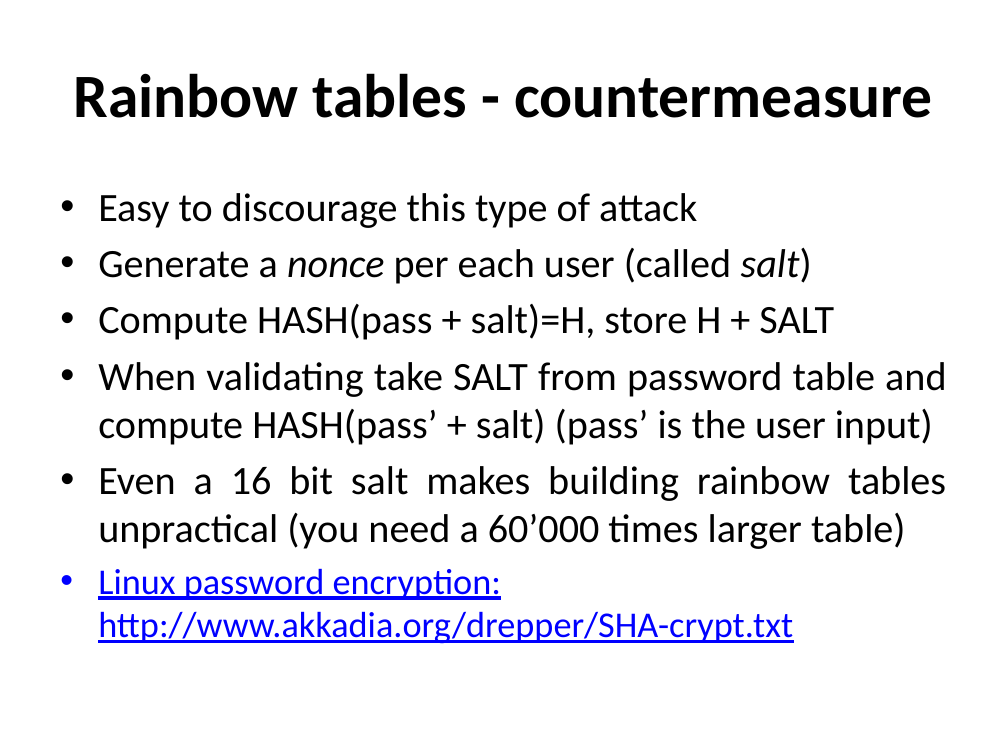
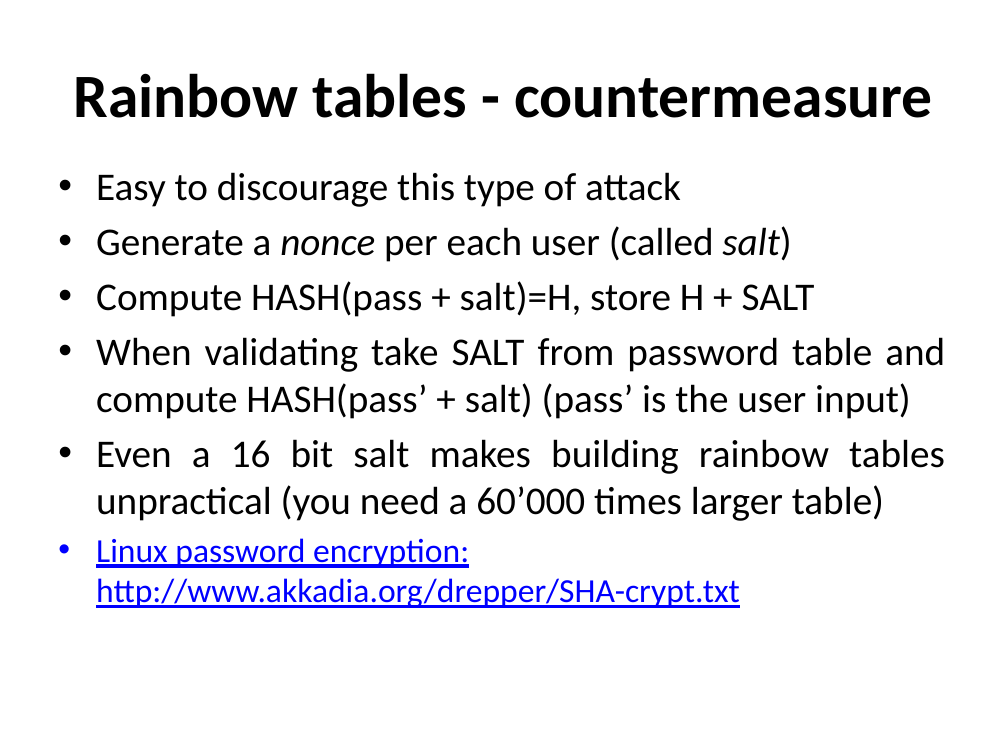
Before and after one commit to DeMaCS-UNICAL/NetworkSecurity, a slide deck: slide 16 of slides/PasswordStorage.pptx (slide 15 before the commit). Drawn at 1008x756 pixels with LibreOffice and Linux fonts; fonts in the diff are those of the drawing. Boxes give left, top, right and bottom in pixels: in the first picture for what was removed or moved away, otherwise in the second. Text is boxed around its words. In the diff, an @@ line names an element or a change of style, - is before the commit and + after.

```diff
--- a/slides/PasswordStorage.pptx
+++ b/slides/PasswordStorage.pptx
@@ text "Easy to discourage this type ..." moved from (x1=98, y1=193, x2=946, y2=644) to (x1=96, y1=172, x2=945, y2=608) @@
@@ text "Easy to discourage this type ..." at (x1=96, y1=172, x2=945, y2=608): size 28.7 to 28 pt in "Easy to discourage this type of attack", "Generate a nonce per each user (called ...", "Compute HASH(pass + salt)=H, store H + ...", "When validating take SALT from password table ..." and 1 more places; size 25.9 to 24 pt in "Linux password encryption: http://www.akkadia.org/drepper/SH ..." @@
```
Also in this commit, not shown: 3 other slides changed, 6 slides added, 2 other files.
